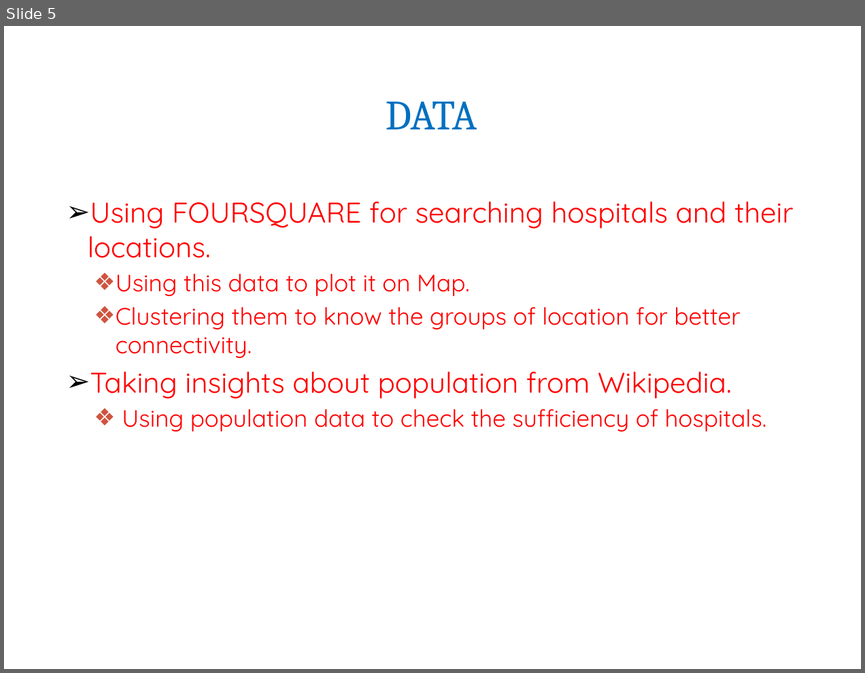
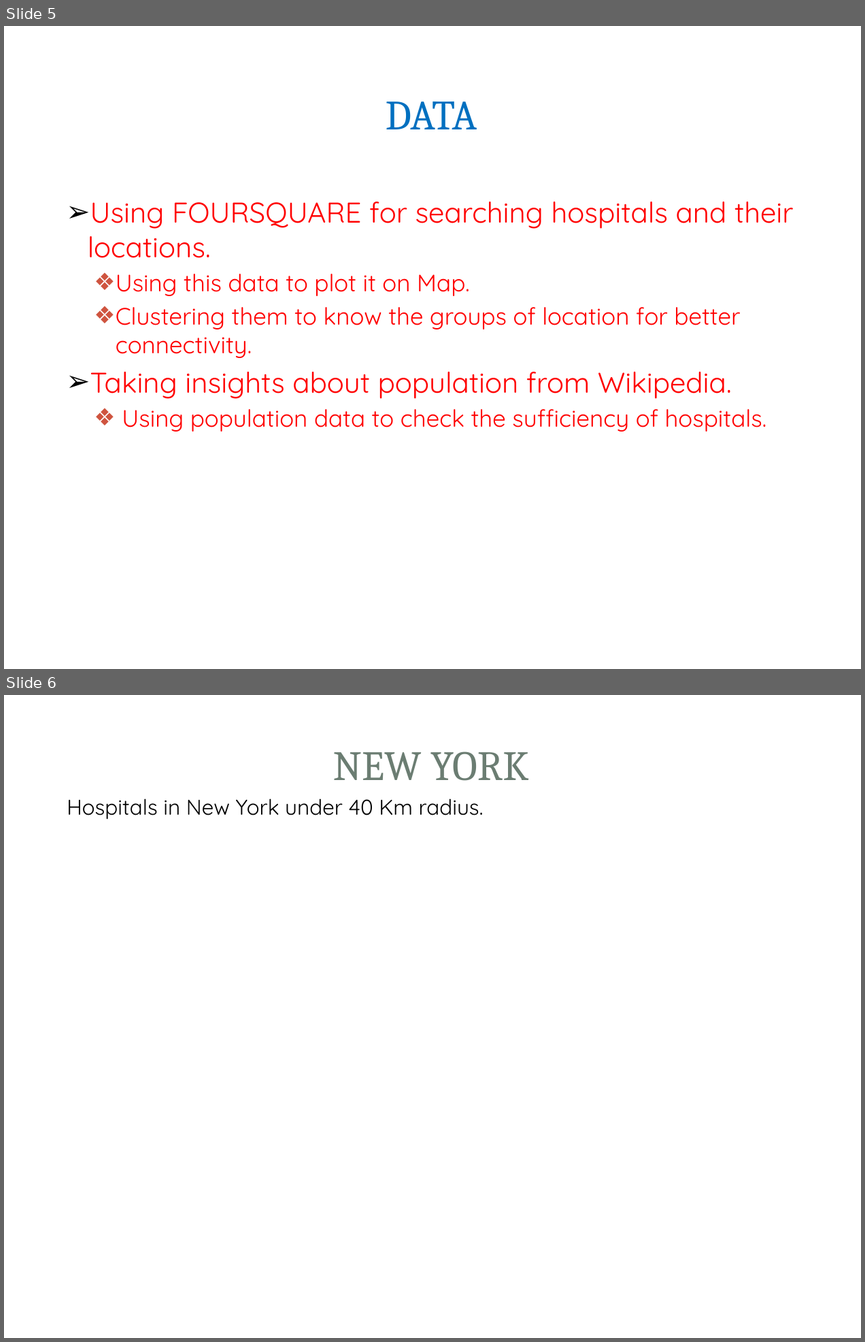
Before and after one commit to Rahps97/Coursera_Capstone, a slide deck: Coursera_Capstone.pptx. Shown one above the other, each under a label of ours: slide 5 before the commit, slides 5 and 6 after it. The pictures are 865x673 and 865x1342 pixels, drawn with LibreOffice and Linux fonts; fonts in the diff are those of the drawing; background and template pictures are left out. Boxes give left, top, right and bottom in pixels: in the first picture for what was removed or moved away, otherwise in the second. Text is boxed around its words. In the diff, an @@ line names an element or a change of style, - is before the commit and + after.

```diff
--- a/Coursera_Capstone.pptx
+++ b/Coursera_Capstone.pptx
@@ slide 6 added at [4, 695, 861, 1338], background picture (left out); not listed: 3 template elements that a slide beside it also shows @@
@@ title added at [333, 751, 529, 781], 35 pt, text #6B7D72 @@
+NEW YORK
@@ text added at [67, 798, 483, 819], 18 pt, text #000000 @@
+Hospitals in New York under 40 Km radius.
```
Also in this commit, not shown: 1 other file.
